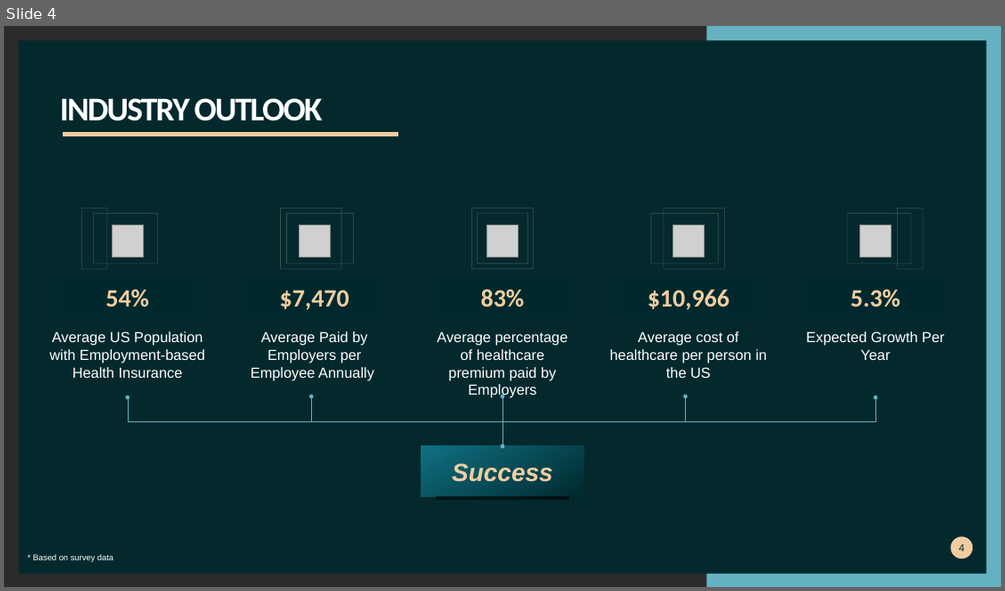
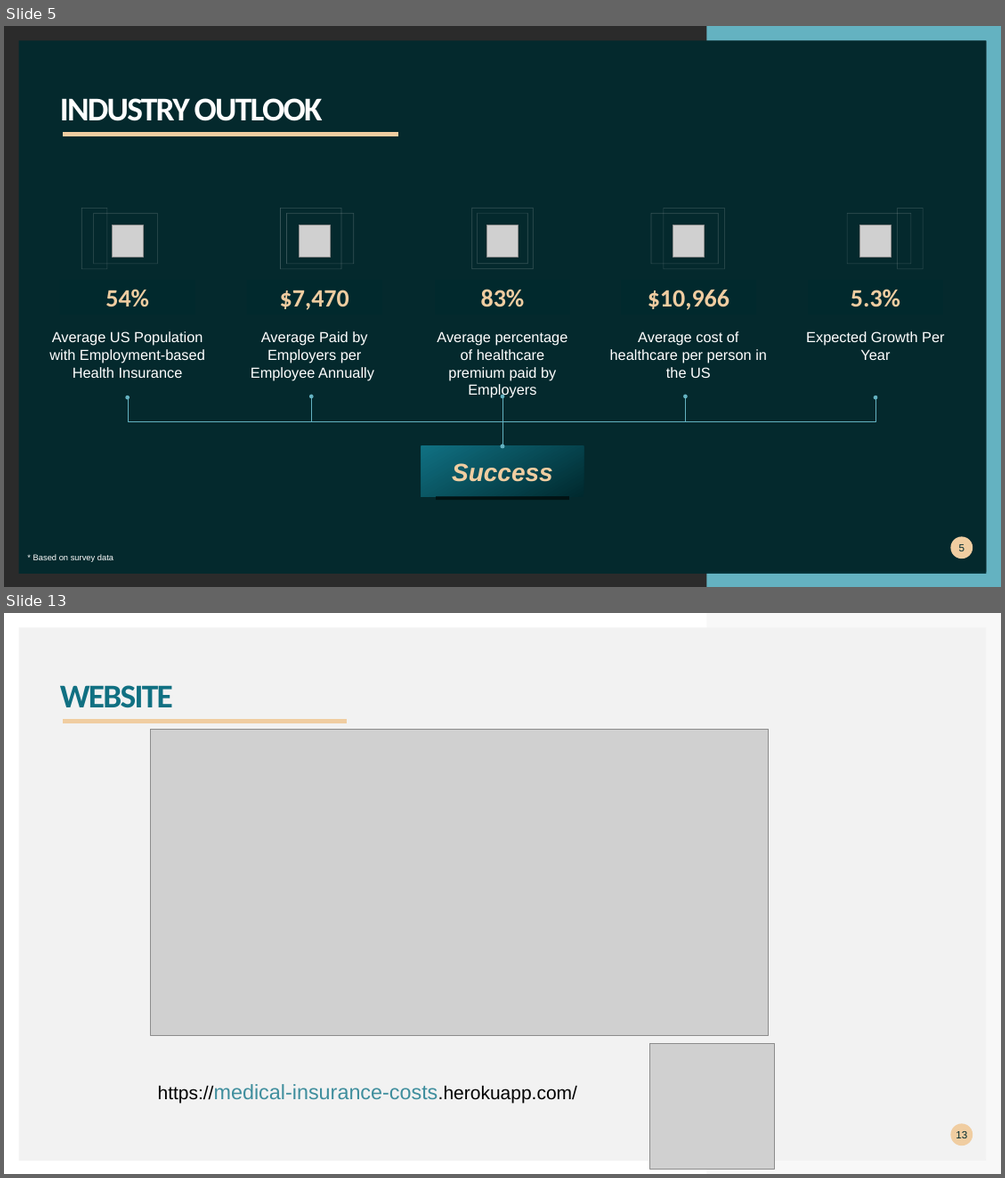
Before and after one commit to khutula/Medical-Insurance-Costs, a slide deck: Medical Insurance Cost.pptx. Shown one above the other, each under a label of ours: slide 4 before the commit, slides 5 and 13 after it; the slides between them are not shown. The pictures are 1005x591 and 1005x1178 pixels, drawn with LibreOffice and Linux fonts; fonts in the diff are those of the drawing; grey boxes stand for pictures; background and template pictures are left out; a plain dark background stands for a picture behind light text. Boxes give left, top, right and bottom in pixels: in the first picture for what was removed or moved away, otherwise in the second. Text is boxed around its words. In the diff, an @@ line names an element or a change of style, - is before the commit and + after.

```diff
--- a/Medical Insurance Cost.pptx
+++ b/Medical Insurance Cost.pptx
@@ slide 13 added at [4, 613, 1001, 1174], background #FFFFFF @@
@@ rectangle added at [19, 628, 987, 1160], fill #F2F2F2 @@
@@ freeform shape added at [706, 613, 1001, 1174], fill #F2F2F2 at 50% opacity @@
@@ title added at [60, 685, 173, 708], 32 pt, text #107082, bold @@
+WEBSITE
@@ freeform shape added at [63, 718, 348, 722], outline #F0CDA1 4.32 pt @@
@@ picture added at [151, 729, 769, 1036] @@
@@ picture added at [649, 1044, 774, 1168] @@
@@ text added at [158, 1084, 577, 1103], 18 pt, text #000000 @@
+https://medical-insurance-costs.herokuapp.com/
@@ page number added at [951, 1124, 973, 1146], fill #F0CDA1, 10 pt, text #00292E @@
+13
@@ what was slide 4 is now slide 5 @@
@@ page number at [959, 544, 964, 551]: text changed @@
-4
+5
```
Also in this commit, not shown: 5 slides changed, 8 other slides added, 8 slides removed.
